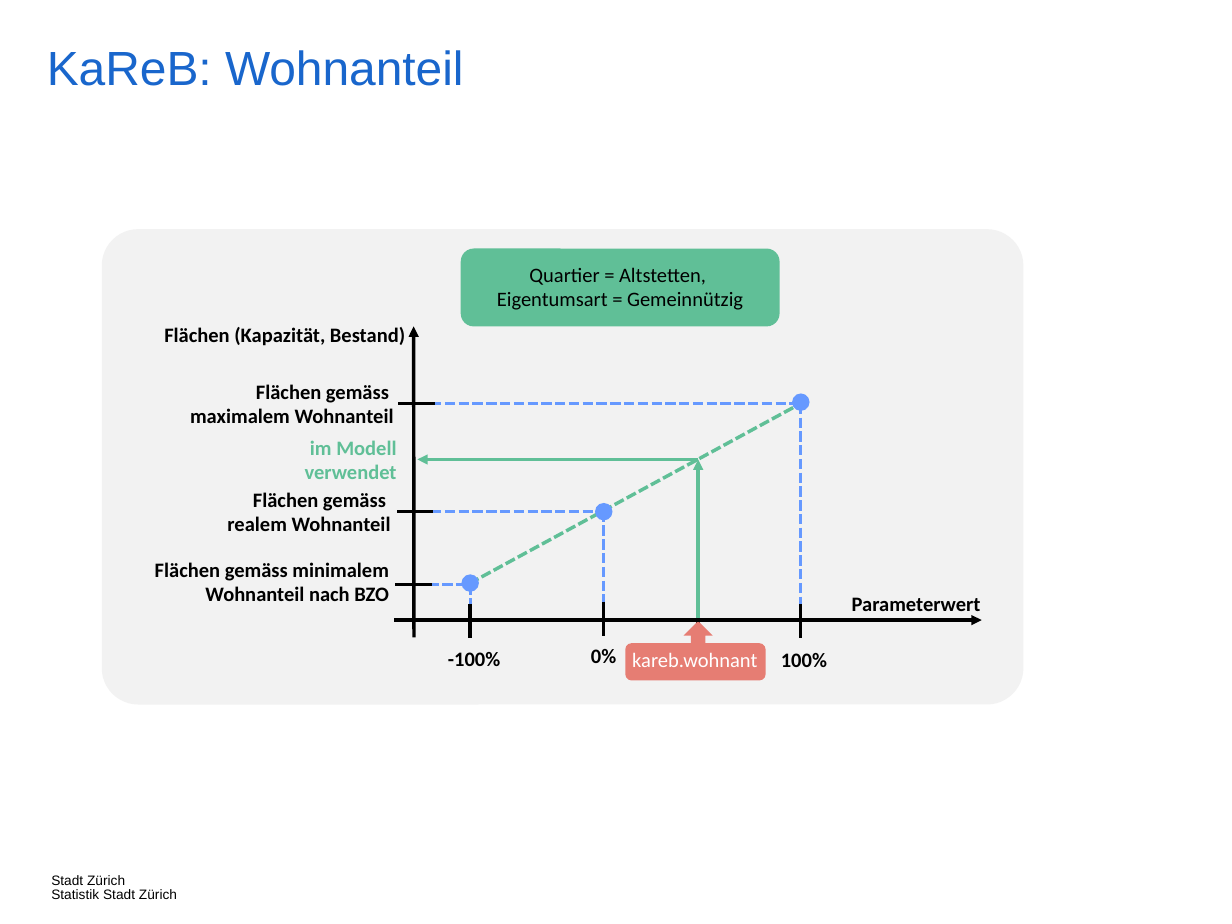
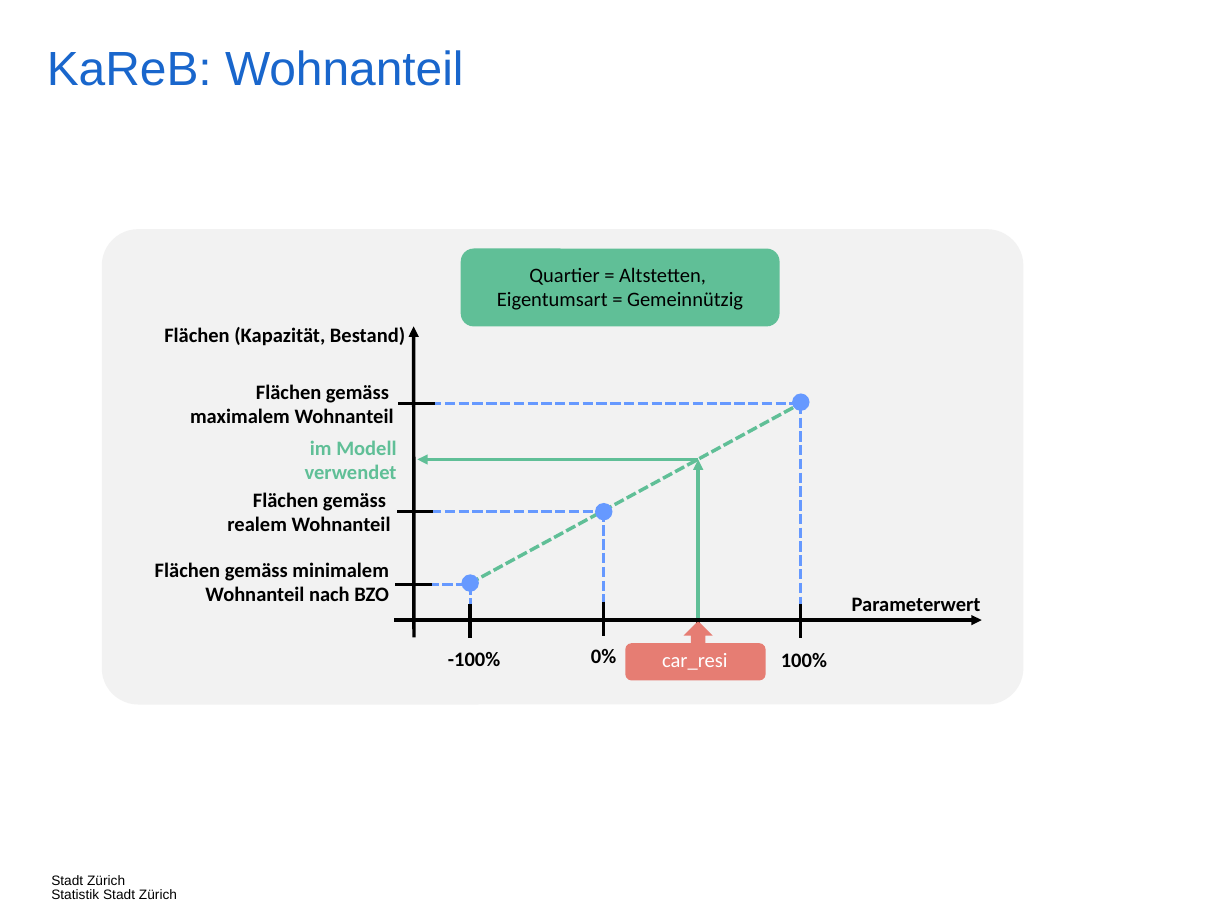
Before and after one commit to StatistikStadtZuerich/BevSzen, a slide deck: slide 86 of 2020phase2/5_Documentation/Concepts-Phase2.pptx. Drawn at 1232x924 pixels with LibreOffice and Linux fonts; fonts in the diff are those of the drawing. Boxes give left, top, right and bottom in pixels: in the first picture for what was removed or moved away, otherwise in the second. Text is boxed around its words. In the diff, an @@ line names an element or a change of style, - is before the commit and + after.

```diff
--- a/2020phase2/5_Documentation/Concepts-Phase2.pptx
+++ b/2020phase2/5_Documentation/Concepts-Phase2.pptx
@@ text at [662, 653, 727, 670]: text changed @@
-kareb.wohnant
+car_resi
```
Also in this commit, not shown: 4 other slides changed, 5 slides removed.
